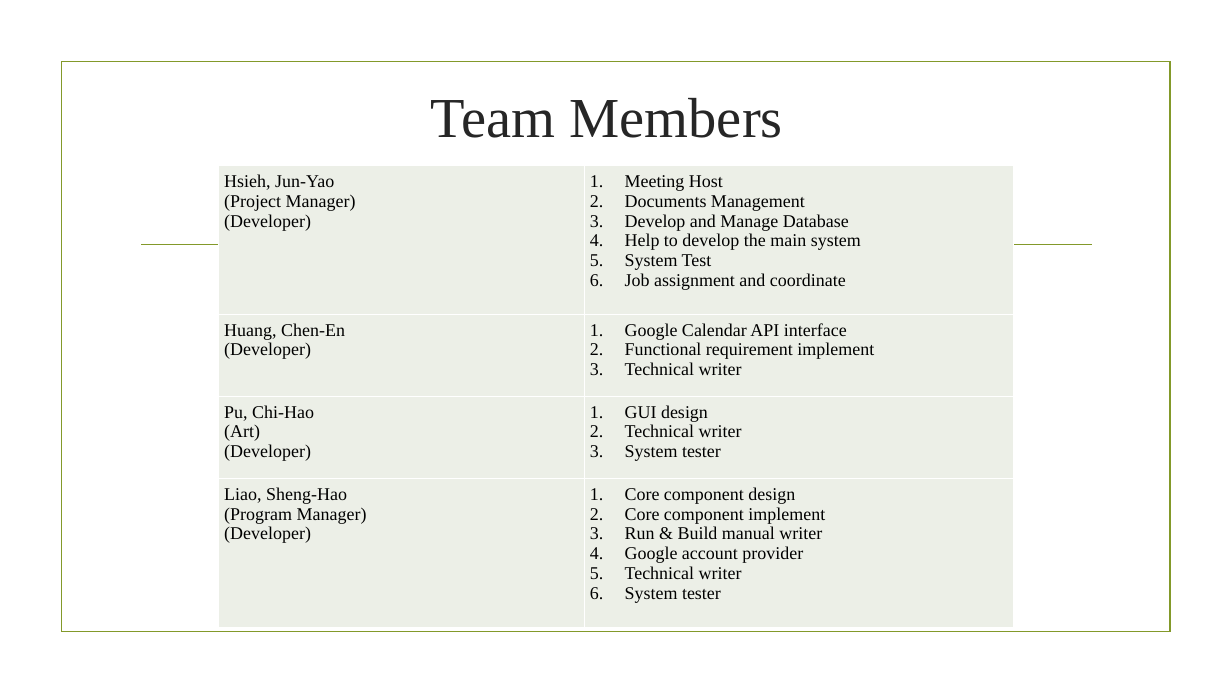
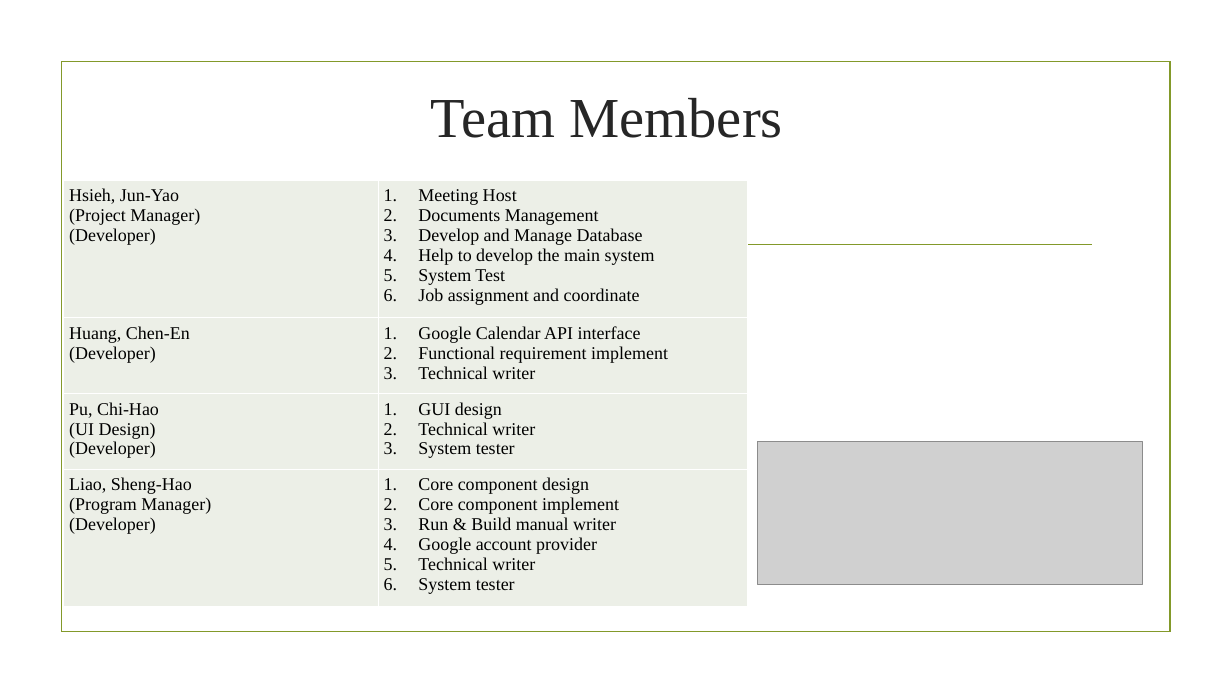
Before and after one commit to BrendonJYHsieh/BookSystem, a slide deck: slide 2 of Final Project/presentation slides.pptx. Drawn at 1232x693 pixels with LibreOffice and Linux fonts; fonts in the diff are those of the drawing; grey boxes stand for pictures; background and template pictures are left out. Boxes give left, top, right and bottom in pixels: in the first picture for what was removed or moved away, otherwise in the second. Text is boxed around its words. In the diff, an @@ line names an element or a change of style, - is before the commit and + after.

```diff
--- a/Final Project/presentation slides.pptx
+++ b/Final Project/presentation slides.pptx
@@ table at <box>64,180,749,614</box> @@
-row 3, column 1: Pu, Chi-Hao / (Art) / (Developer)
+row 3, column 1: Pu, Chi-Hao / (UI Design) / (Developer)
@@ table: place and size @@
-table at <box>219,165,1014,628</box>
+table at <box>64,180,749,614</box>
@@ picture added at <box>758,441,1142,584</box> @@
```
Also in this commit, not shown: 5 slides added, 1 slide removed, 46 other files.
